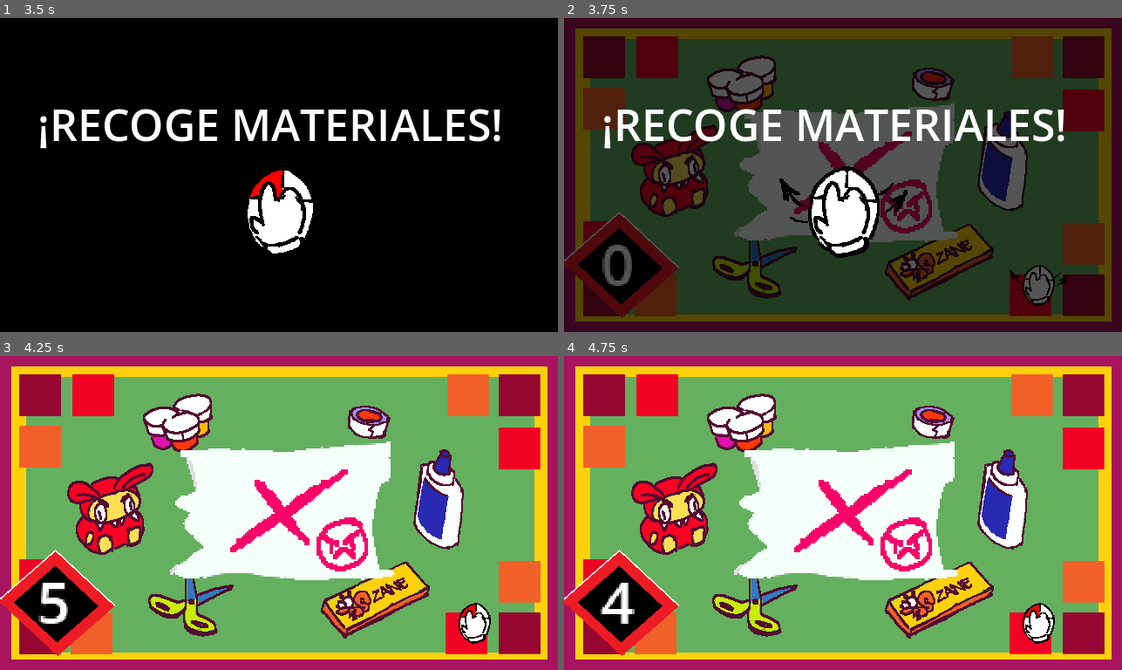
Above: before the commit, frames 1-4 (two rows, left to right).
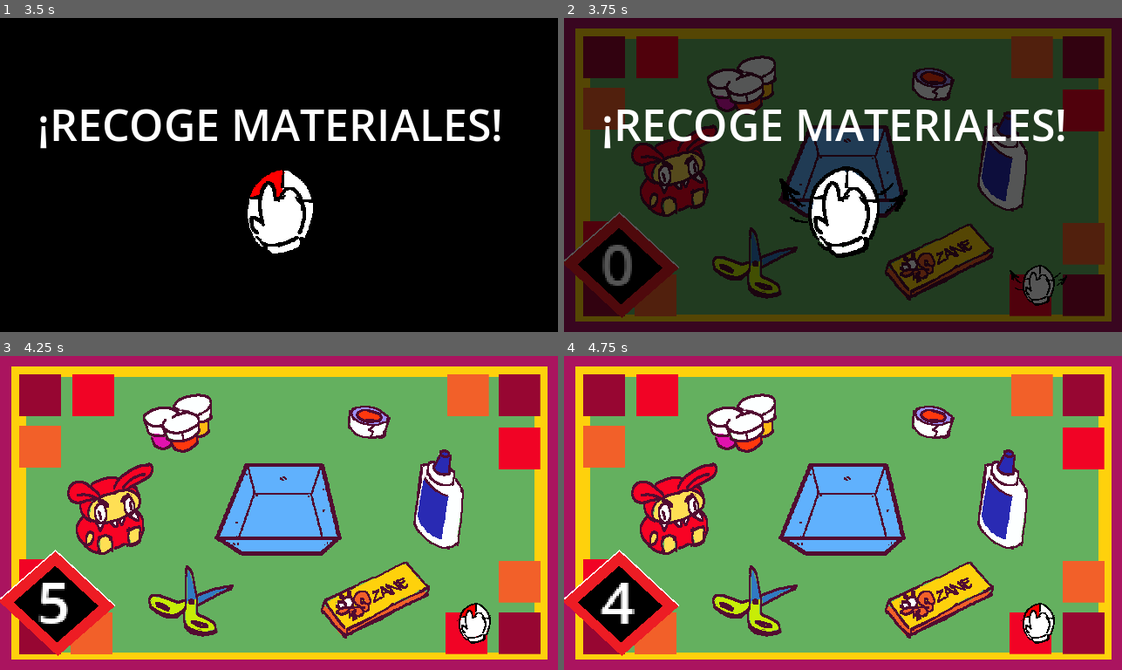
Above: after the commit, the same moments.

Repository: EricElMagenta/gamejammask2026
Game: Godot game, scene res://startmenu/startmenu.tscn
Two runs of this game, one before a commit and one after it. Both use one fixed random seed, a clock stepped at 60 frames per second and the inputs below.
Inputs (mouse positions are in pixels of both pictures, inside the frame that each line leads up to):
- Up to frame 1 (3.5 s): click (284, 209) at 0.5 s; click (284, 209) at 1.25 s; click (256, 269) at 2 s; tap Enter (ui_accept) at 2.75, 3.02 s; move the mouse to (401, 159) at 2.77 s; tap Space (presionar_tecla) at 2.85 s
- Up to frame 2 (3.75 s): move the mouse to (731, 190) at 3.52 s; tap Space (presionar_tecla) at 3.6 s
- Up to frame 3 (4.25 s): tap Enter (ui_accept) at 3.77 s
- Up to frame 4 (4.75 s): move the mouse to (898, 443) at 4.27 s; tap Space (presionar_tecla) at 4.35 s

Frame 1 is identical in both runs. In frame 2, 10% of the frame differs, in the area x 30-71%, y 27-72%; in frame 3, 14%; in frame 4, 14%.

Commit message:
arreglados bugs menores de todos los microjuegos

Diff:
--- a/Level_3/node_2d.gd
+++ b/Level_3/node_2d.gd
@@ -30,7 +30,6 @@
 
 func mostrar_texto_victoria():
 	timer.stop()
-	label_victoria.visible = true # Hace visible el nodo
 	#label_victoria.text = "¡Condición cumplida!" # Cambia el texto si es necesario
 	textura_sprite.success = true
 	bien_o_mal.cambiarTextura(true)
--- a/Level_4/node_2d.tscn
+++ b/Level_4/node_2d.tscn
@@ -295,6 +295,7 @@
 autostart = true
 
 [node name="ResultLabel" type="Label" parent="."]
+visible = false
 offset_left = 303.0
 offset_top = 104.0
 offset_right = 343.0
@@ -302,6 +303,7 @@
 theme_override_font_sizes/font_size = 50
 
 [node name="TimeLabel" type="Label" parent="."]
+visible = false
 offset_left = 392.0
 offset_right = 432.0
 offset_bottom = 23.0
--- a/assets/Scenes/level_1.tscn
+++ b/assets/Scenes/level_1.tscn
@@ -335,6 +335,7 @@
 texture = ExtResource("15_w57rg")
 
 [node name="BienOMal" type="Sprite2D" parent="."]
+visible = false
 position = Vector2(-486, -268)
 scale = Vector2(2.10769, 2.01149)
 texture = ExtResource("16_atphp")
